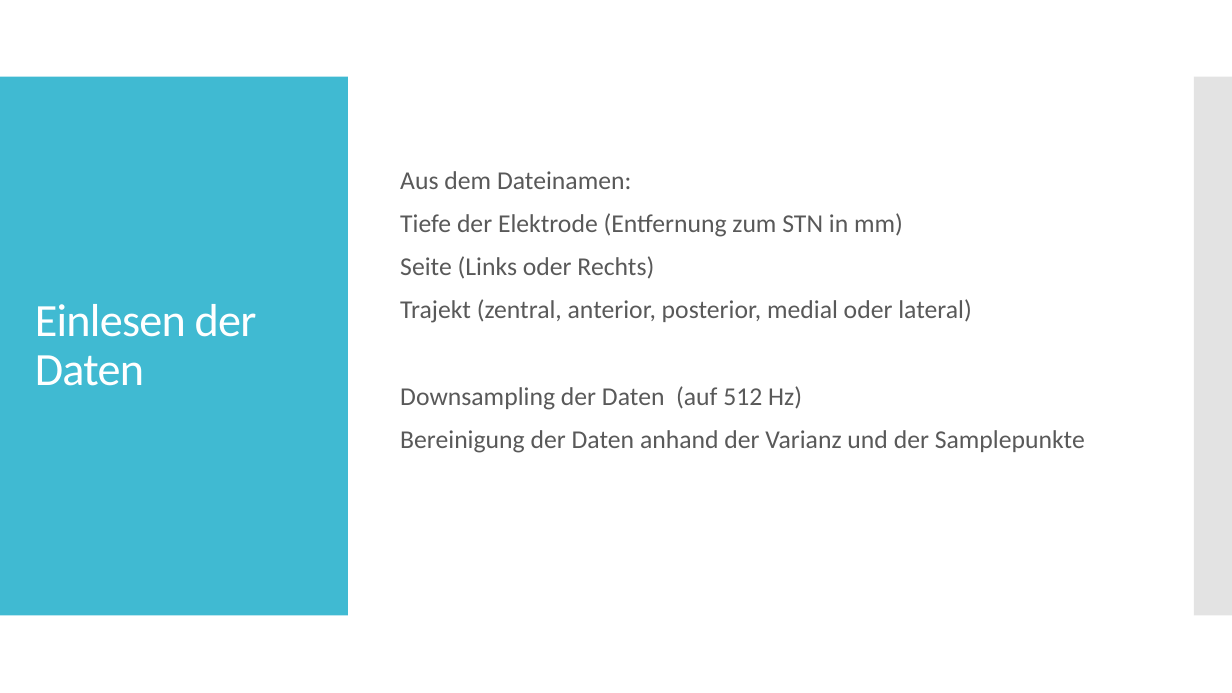
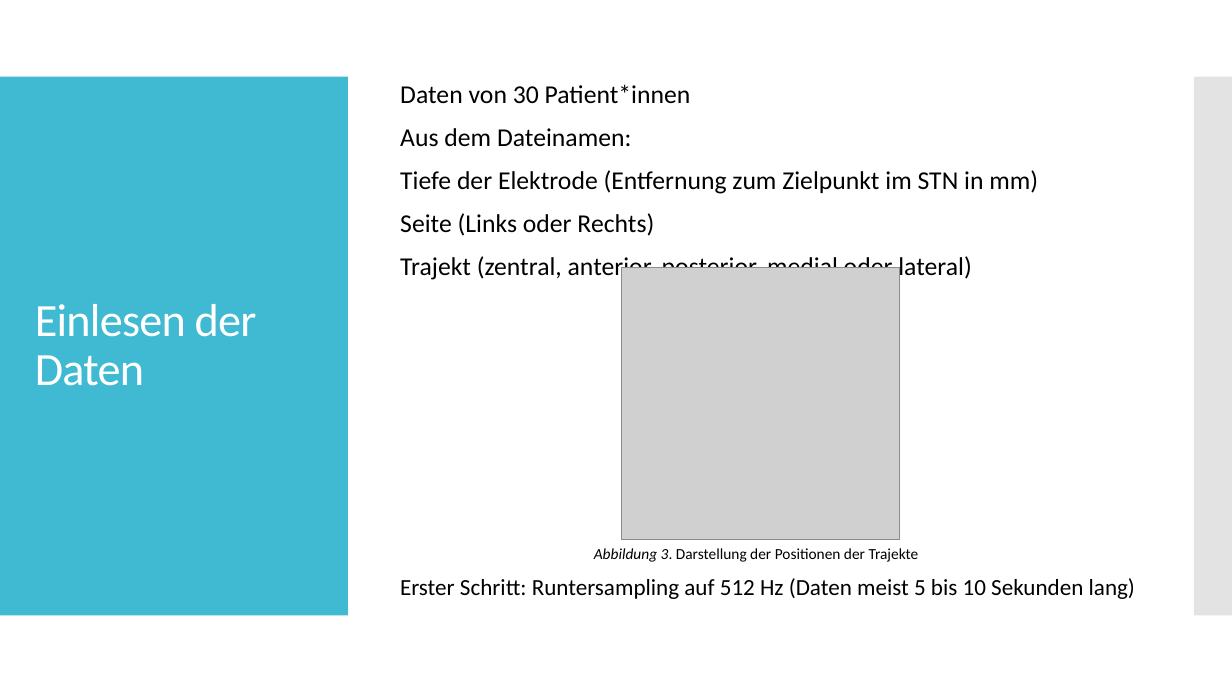
Before and after one commit to christianneumannCAU/Master-CAU, a slide deck: slide 9 of 03_exposé/Results.pptx (slide 3 before the commit). Drawn at 1232x693 pixels with LibreOffice and Linux fonts; fonts in the diff are those of the drawing; grey boxes stand for pictures. Boxes give left, top, right and bottom in pixels: in the first picture for what was removed or moved away, otherwise in the second. Text is boxed around its words. In the diff, an @@ line names an element or a change of style, - is before the commit and + after.

```diff
--- a/03_exposé/Results.pptx
+++ b/03_exposé/Results.pptx
@@ text at (x1=400, y1=84, x2=691, y2=104): paragraph added @@
+Daten von 30 Patient*innen
@@ text at (x1=400, y1=128, x2=972, y2=281): text colour #595959 to #000000 in "Aus dem Dateinamen:", "Seite (Links oder Rechts)", "Trajekt (zentral, anterior, posterior, medial oder lateral)" @@
@@ text at (x1=400, y1=170, x2=1038, y2=194): text changed; text colour #595959 to #000000 @@
-Tiefe der Elektrode (Entfernung zum STN in mm)
+Tiefe der Elektrode (Entfernung zum Zielpunkt im STN in mm)
@@ picture added at (x1=622, y1=268, x2=900, y2=540) @@
@@ text at (x1=400, y1=386, x2=1085, y2=453): paragraphs removed @@
-Downsampling der Daten (auf 512 Hz)
-Bereinigung der Daten anhand der Varianz und der Samplepunkte
@@ text added at (x1=594, y1=548, x2=919, y2=562), 12 pt, text #000000 @@
+Abbildung 3. Darstellung der Positionen der Trajekte
@@ text added at (x1=400, y1=578, x2=1135, y2=599), 18 pt, text #000000 @@
+Erster Schritt: Runtersampling auf 512 Hz (Daten meist 5 bis 10 Sekunden lang)
```
Also in this commit, not shown: 6 other slides changed, 13 slides added, 6 slides removed, 15 other files.
